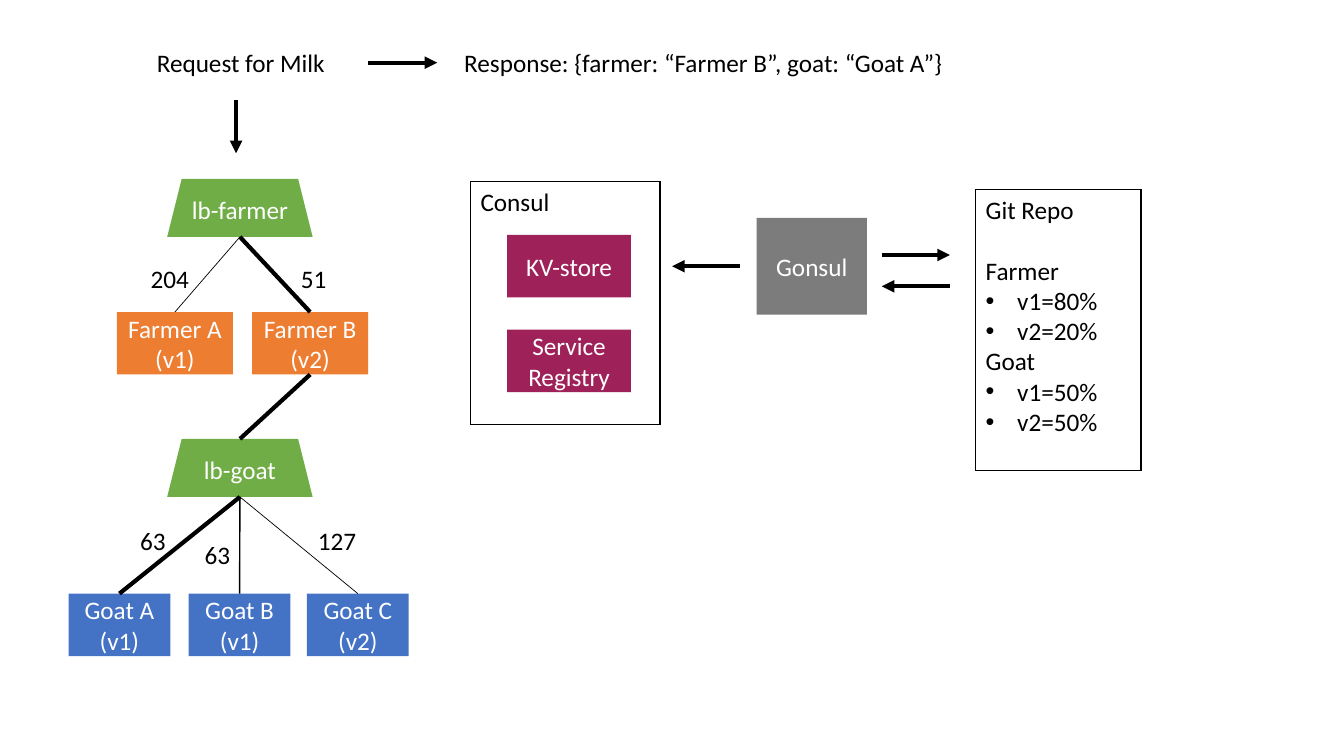
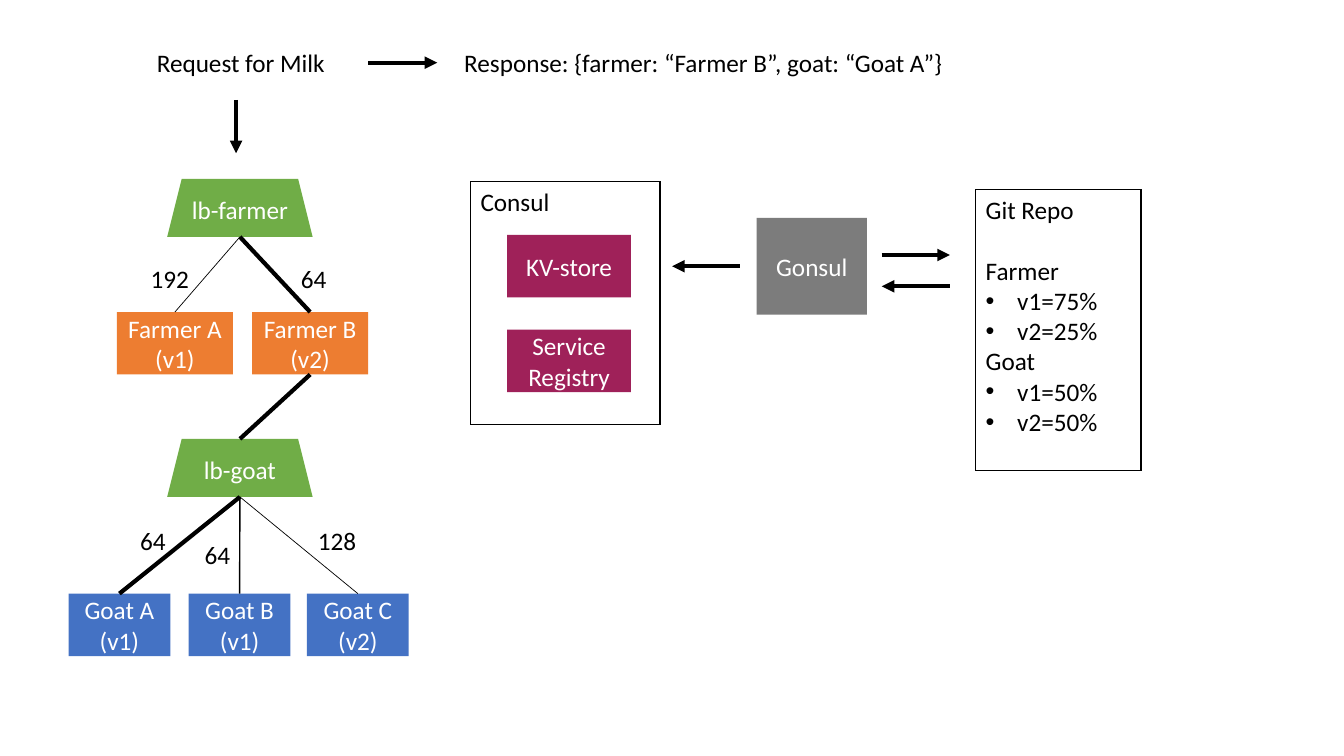
Before and after one commit to bradleybarrett/goat-milk-dairy-farm, a slide deck: slide 1 of architecture-diagram.pptx. Drawn at 1344x756 pixels with LibreOffice and Linux fonts; fonts in the diff are those of the drawing. Boxes give left, top, right and bottom in pixels: in the first picture for what was removed or moved away, otherwise in the second. Text is boxed around its words. In the diff, an @@ line names an element or a change of style, - is before the commit and + after.

```diff
--- a/architecture-diagram.pptx
+++ b/architecture-diagram.pptx
@@ text at (151, 271, 189, 288): text changed @@
-204
+192
@@ text at (301, 271, 327, 288): text changed @@
-51
+64
@@ text in rectangle at (1017, 293, 1097, 341): text changed @@
-• v1=80%
-• v2=20%
+• v1=75%
+• v2=25%
@@ text at (140, 533, 166, 557): text changed @@
-63
+64
@@ text at (318, 532, 356, 551): text changed @@
-127
+128
@@ text at (205, 547, 231, 564): text changed @@
-63
+64
```
Also in this commit, not shown: 2 other files.
